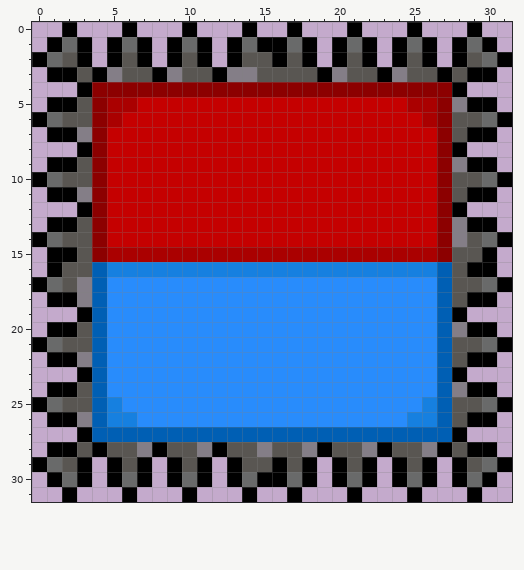
Edited in one commit: pixel-art file (Resources/Images/SpikeBlock.aseprite). This is how it looked before the edit.
32x32 pixels, 1 frame.
Once edited:
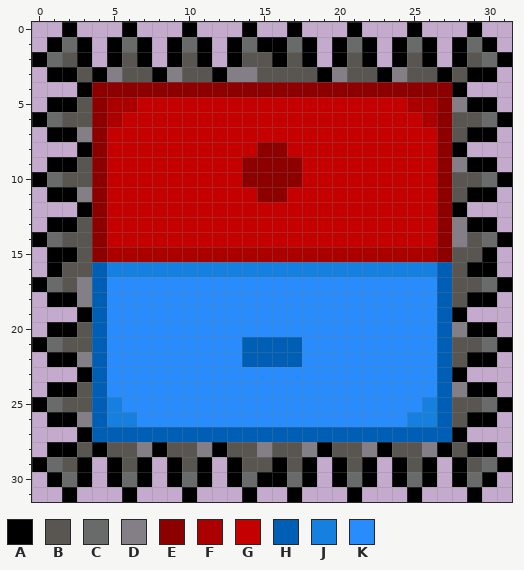
Palette (. is transparent): A #000000  B #595652  C #696a6a  D #847e87  E #8c0000  F #aa0000  G #c50000  H #005fb4  J #1680e0  K #288cfc
Change:
@@ x 12..19 @@
  7 GGGGGGGG
- 8 GGGGGGGG
- 9 GGGGGGGG
-10 GGGGGGGG
-11 GGGGGGGG
+ 8 GGGEEGGG
+ 9 GGEEEEGG
+10 GGEEEEGG
+11 GGGEEGGG
 12 GGGGGGGG
@@ x 12..19 @@
 20 KKKKKKKK
-21 KKKKKKKK
-22 KKKKKKKK
+21 KKHHHHKK
+22 KKHHHHKK
 23 KKKKKKKK
Changed places in both pictures, as pixel boxes (x1, y1, x2, y2):
changed: (242, 142, 302, 202)
changed: (242, 337, 302, 367)
